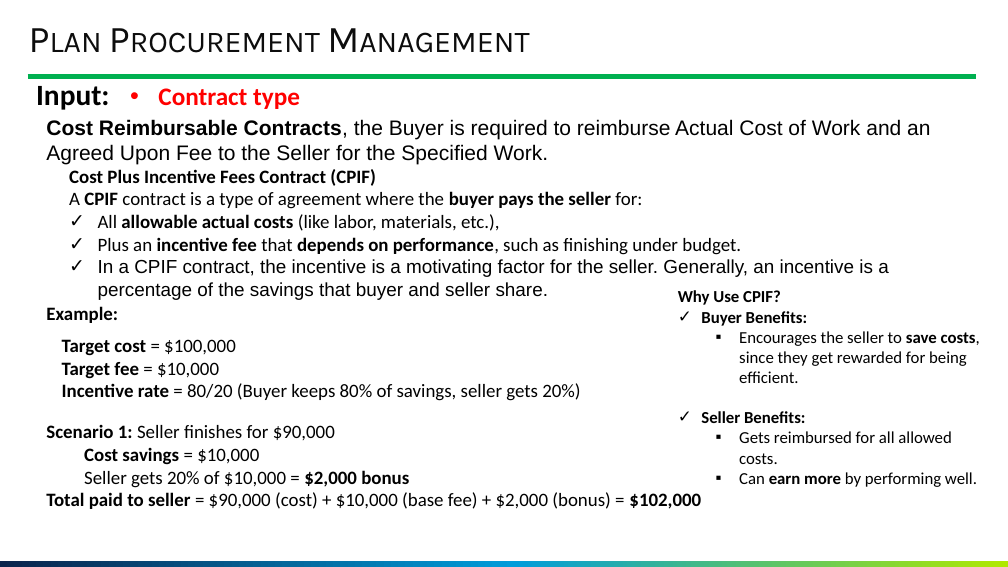
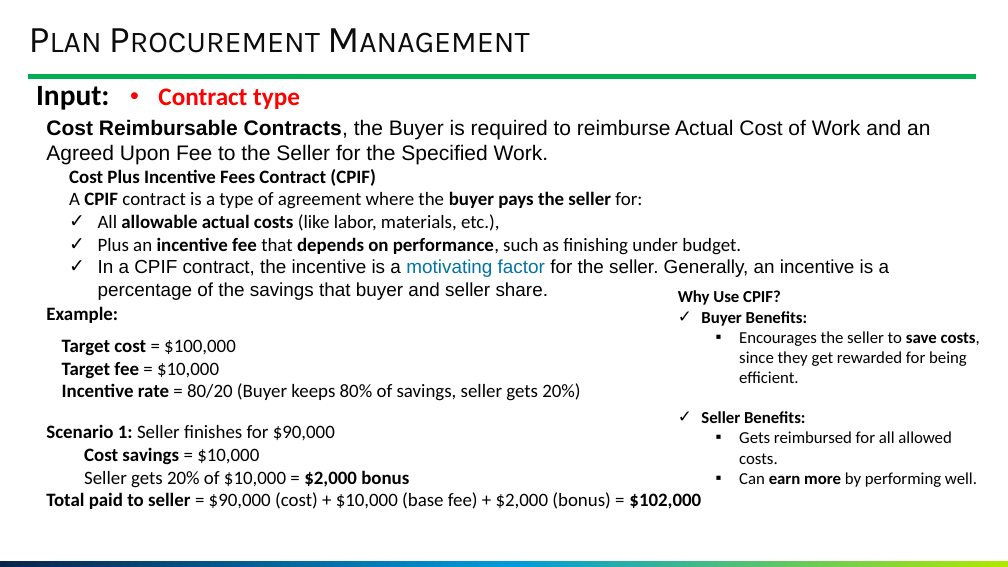
Before and after one commit to GoonerMAK/SWE_4803_Software_Project_Management, a slide deck: slide 58 of SWE 4803_Lec6.pptm. Drawn at 1008x567 pixels with LibreOffice and Linux fonts; fonts in the diff are those of the drawing; background and template pictures are left out. Boxes give left, top, right and bottom in pixels: in the first picture for what was removed or moved away, otherwise in the second. Text is boxed around its words. In the diff, an @@ line names an element or a change of style, - is before the commit and + after.

```diff
--- a/SWE 4803_Lec6.pptm
+++ b/SWE 4803_Lec6.pptm
@@ text at (98, 259, 890, 300): text colour #000000 to #0075A3 in "motivating factor" @@
```
Also in this commit, not shown: 4 other slides changed, 13 other files.
